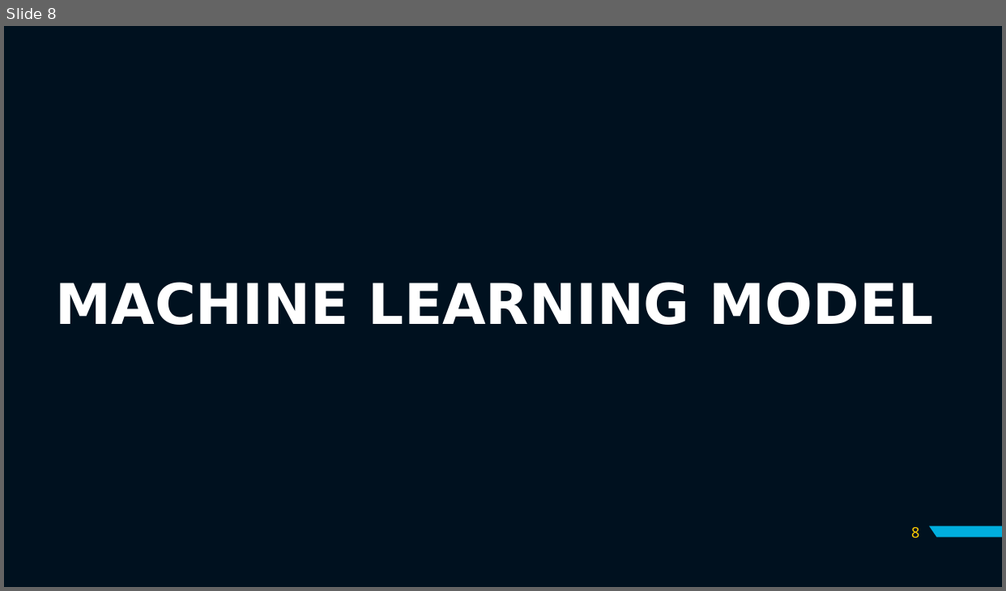
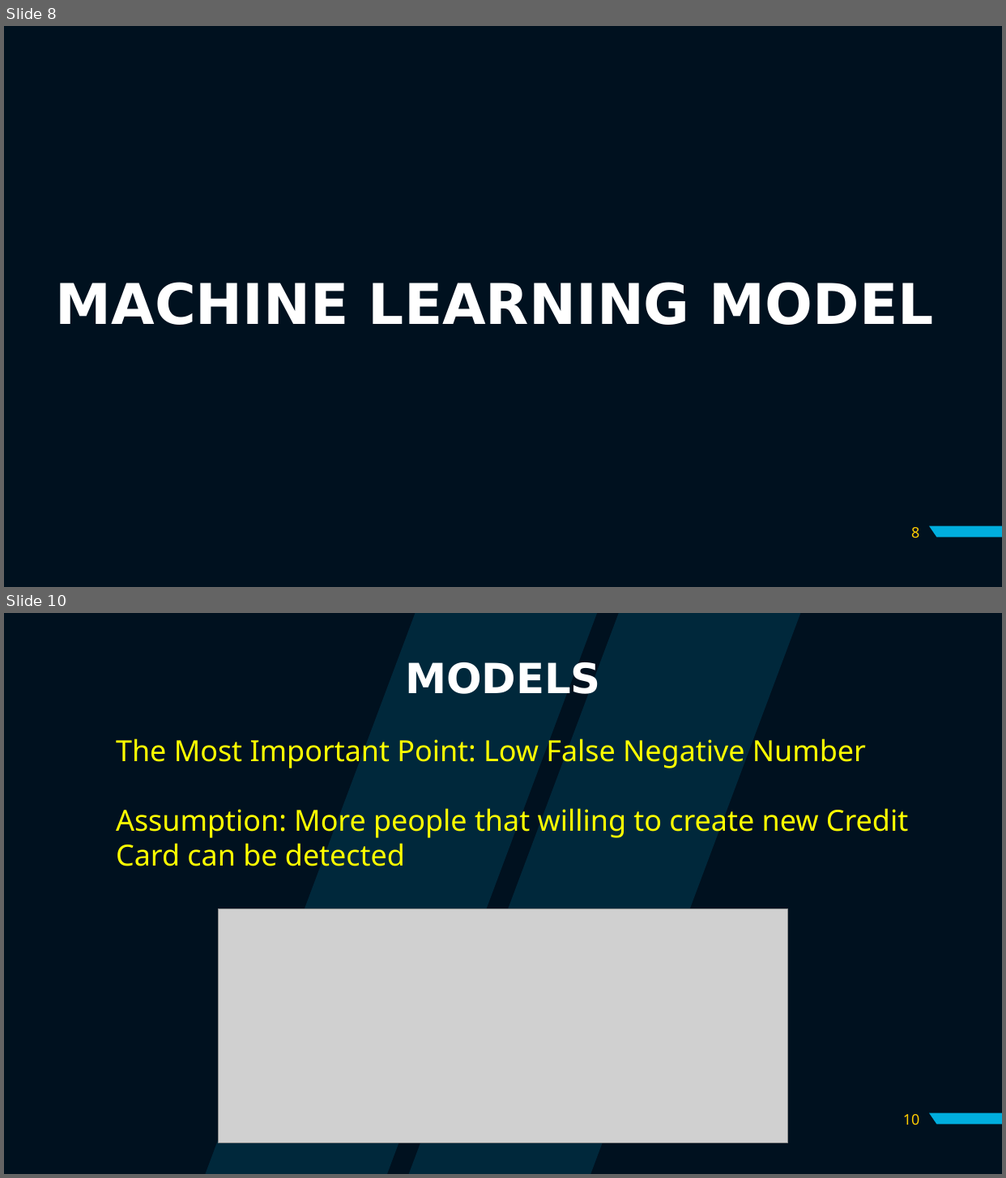
Before and after one commit to x-conx/Purwadhika_Projct_Finale, a slide deck: Credit Card Opening Prediction.pptx. Shown one above the other, each under a label of ours: slide 8 before the commit, slides 8 and 10 after it; the slides between them are not shown. The pictures are 1006x591 and 1006x1178 pixels, drawn with LibreOffice and Linux fonts; fonts in the diff are those of the drawing; grey boxes stand for pictures; background and template pictures are left out. Boxes give left, top, right and bottom in pixels: in the first picture for what was removed or moved away, otherwise in the second. Text is boxed around its words. In the diff, an @@ line names an element or a change of style, - is before the commit and + after.

```diff
--- a/Credit Card Opening Prediction.pptx
+++ b/Credit Card Opening Prediction.pptx
@@ slide 10 added at bbox=[4, 613, 1002, 1174], background #00111F; not listed: 1 template element that a slide beside it also shows @@
@@ freeform shape added at bbox=[204, 613, 800, 1174], fill #00AEDE at 15% opacity @@
@@ title added at bbox=[405, 662, 601, 694], 40 pt, text #FFFFFF, bold @@
+MODELS
@@ text added at bbox=[116, 739, 908, 867], 28 pt, text #FFFF00 @@
+The Most Important Point: Low False Negative Number
+Assumption: More people that willing to create new Credit Card can be detected
@@ picture added at bbox=[219, 909, 788, 1144] @@
@@ page number added at bbox=[903, 1114, 920, 1125], 14 pt, text #FFCD00 @@
+10
```
Also in this commit, not shown: 4 slides changed, 6 other slides added, 1 slide removed.
